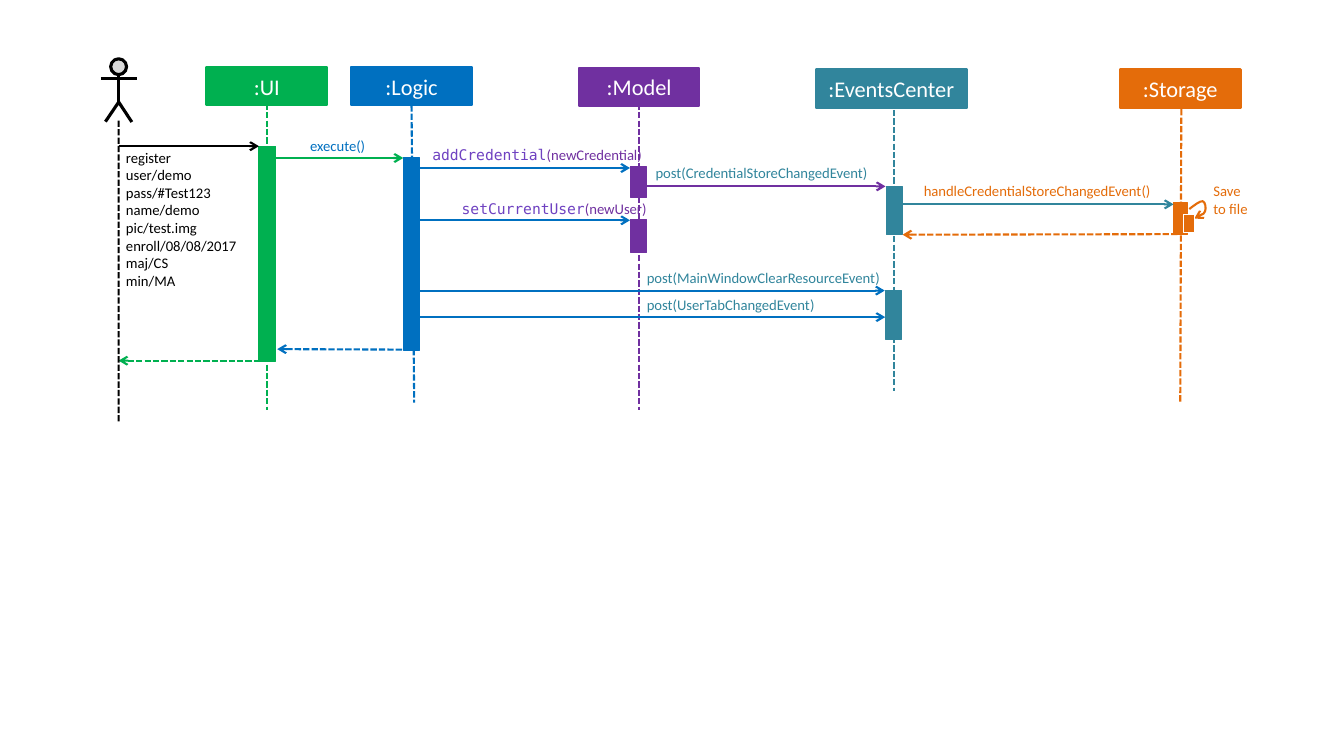
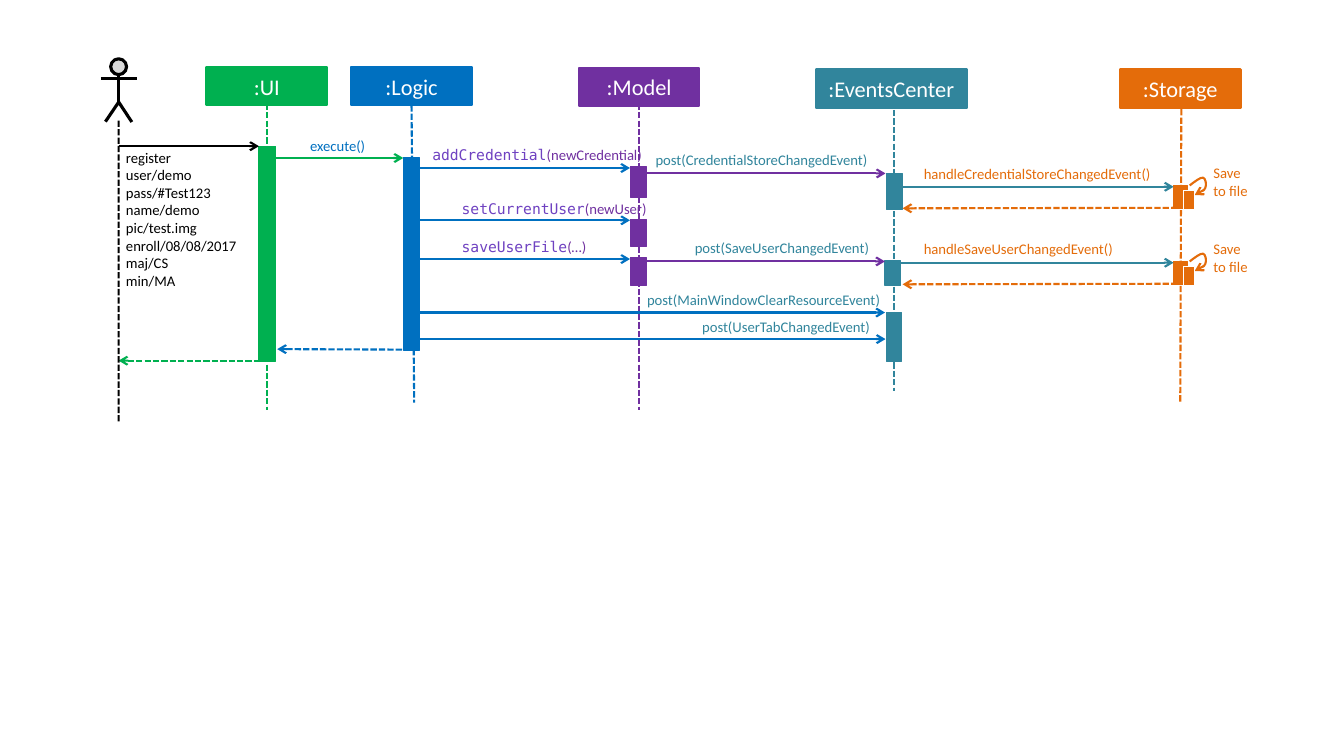
Before and after one commit to deming16/main, a slide deck: slide 1 of docs/diagrams/SDforRegisterCommand.pptx. Drawn at 1344x756 pixels with LibreOffice and Linux fonts; fonts in the diff are those of the drawing. Boxes give left, top, right and bottom in pixels: in the first picture for what was removed or moved away, otherwise in the second. Text is boxed around its words. In the diff, an @@ line names an element or a change of style, - is before the commit and + after.

```diff
--- a/docs/diagrams/SDforRegisterCommand.pptx
+++ b/docs/diagrams/SDforRegisterCommand.pptx
@@ 3 texts, 1 arrow: place and size @@
-3 texts, 1 arrow at (647,167,1247,214)
+3 texts, 1 arrow at (647,154,1247,196)
@@ rectangle: place and size @@
-rectangle at (887,187,903,235)
+rectangle at (887,173,903,210)
@@ arrow moved from (899, 205) - (1174, 205) to (899, 187) - (1174, 187) @@
@@ 1 freeform shape, 1 rectangle, 1 arrow: place and size @@
-1 freeform shape, 1 rectangle, 1 arrow at (902,198,1210,235)
+1 freeform shape, 1 rectangle, 1 arrow at (902,175,1210,210)
@@ rectangle: place and size @@
-rectangle at (1174,203,1188,234)
+rectangle at (1174,186,1188,209)
@@ rectangle: place and size @@
-rectangle at (631,219,647,252)
+rectangle at (631,219,647,246)
@@ arrow added from (419, 259) to (630, 259), #0070C0 1.5 pt @@
@@ text added at (462,240,587,254), 10.5 pt, text #6F42C1 @@
+saveUserFile(…)
@@ rectangle added at (631,258,647,285), fill #7030A0, outline #7030A0 0.75 pt @@
@@ arrow added from (646, 261) to (885, 261), #7030A0 1.5 pt @@
@@ text added at (695,242,869,256), 10.5 pt, text #31859C @@
+post(SaveUserChangedEvent)
@@ rectangle added at (885,261,901,285), fill #31859C, outline #31859C 0.75 pt @@
@@ arrow added from (899, 263) to (1174, 263), #31859C 1.5 pt @@
@@ text added at (924,243,1113,257), 10.5 pt, text #E46C0A @@
+handleSaveUserChangedEvent()
@@ rectangle added at (1174,261,1188,284), fill #E46C0A, outline #E46C0A 0.75 pt @@
@@ rectangle added at (1184,266,1195,285), fill #E46C0A, outline #FFFFFF 0.75 pt @@
@@ freeform shape added at (1188,251,1210,273), outline #E46C0A 1.5 pt @@
@@ text added at (1213,244,1247,272), 10.5 pt, text #E46C0A @@
+Save
+to file
@@ text "post(MainWindowClearResourceEvent)": place and size @@
-text "post(MainWindowClearResourceEvent)" at (647,272,880,287)
+text "post(MainWindowClearResourceEvent)" at (647,294,880,309)
@@ arrow added from (1178, 284) to (902, 284), #E46C0A 1.5 pt dashed @@
@@ arrow moved from (415, 290) - (885, 290) to (415, 313) - (885, 313) @@
@@ text "post(UserTabChangedEvent)": place and size @@
-text "post(UserTabChangedEvent)" at (647,299,815,313)
+text "post(UserTabChangedEvent)" at (702,321,870,335)
@@ rectangle: place and size @@
-rectangle at (886,290,902,339)
+rectangle at (886,313,902,361)
@@ arrow moved from (416, 318) - (885, 318) to (416, 339) - (885, 339) @@
```
Also in this commit, not shown: 1 other slide changed, 2 other files.
